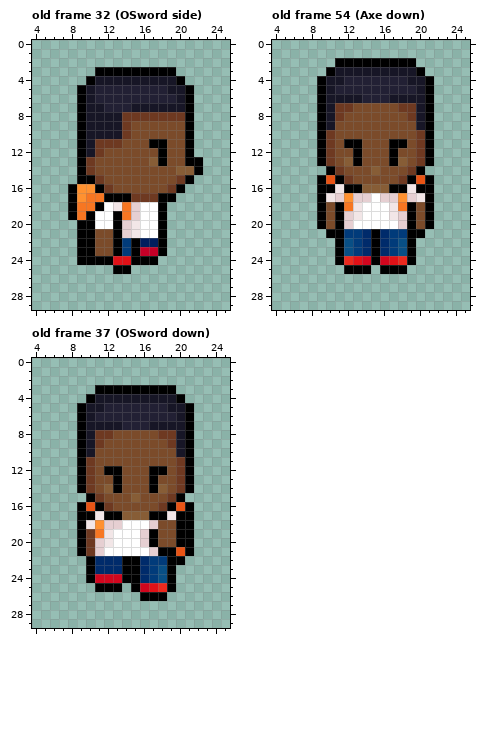
Pixel-art file: aseprite/Hero.aseprite. The first picture shows the starting point.
31x32 pixels, 73 frames. Shown: old frame 32 (OSword side): x 4..25, y 0..29; old frame 54 (Axe down): x 4..25, y 0..29; old frame 37 (OSword down): x 4..25, y 0..29. The commit also changed other frames, which this record leaves out.
New version:
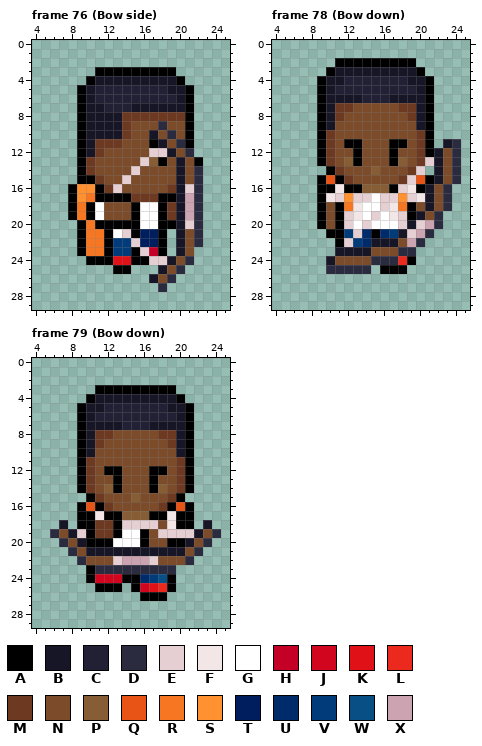
Palette (. is transparent): A #000000  B #171626  C #222034  D #2b2b40  E #e6cfd2  F #f2e6e7  G #ffffff  H #c40027  J #d1061e  K #e01117  L #eb291e  M #6e3921  N #7b4b2a  P #875d36  Q #e85415  R #f77622  S #ff9130  T #001e5e  U #002b6b  V #013b7a  W #084f85  X #cca3b1
A new or re-ordered frame is compared with the old frame closest to it.
Diff:
frames 73 -> 85
layer "Layer 1" added
--- frame 76 (Bow side) is new; against old frame 32 (OSword side), layers "Layer 1", "side"
@@ x 4..25 @@
  8 .....ABBBBMMMMMMMA....
- 9 .....ABBBBMNNNNNNA....
-10 .....ABBBBMNNNNNNA....
-11 .....ABMMMNNNAANNA....
-12 .....ABMNNNNNNANNA....
-13 .....AMNNNNNNPANNAA...
-14 .....AMNNNNNNNNNPPA...
-15 .....AAMNNNNNNNNMA....
-16 ....ASSAMNNNNNNMA.....
-17 ....ASRRAAAMMMAA......
-18 ....ARRAGFREGGA.......
-19 ....ARAGGAREGGA.......
-20 .....AAGGAEFGGA.......
-21 .....AANNAEFGGA.......
-22 .....AANNAVATTA.......
-23 .....AANNAVAHHA.......
-24 .....AAAAKKAAA........
-25 .........AA...........
-26 ......................
-27 ......................
+ 9 .....ABBBBMNNNDNNA....
+10 .....ABBBBMNNBNDNA....
+11 .....ABMMMNNNABNDA....
+12 .....ABMNNNNNEEBND....
+13 .....AMNNNNNEPANBNA...
+14 .....AMNNNNENNNNBND...
+15 .....AAMNNENNNNNBND...
+16 ....ASSAMENNNNNMBED...
+17 ....ASRAAAAMMMAABXD...
+18 ....ARAGNNNAGGAMBXD...
+19 ....ARAGNNNAGGAMBXD...
+20 .....ARAAAAAGGAABED...
+21 .....ARRAGEATTA.BND...
+22 .....ARRAVVETTA.BND...
+23 .....ARRAVVAEHA.BN....
+24 ......AAAKKAAEEBND....
+25 .........AA...BND.....
+26 .............BND......
+27 ..............D.......
 28 ......................
--- frame 78 (Bow down) is new; against old frame 54 (Axe down), layers "top", "Layer 1"
@@ x 4..25 @@
 10 .....AMNNNNNNNNNMA....
-11 .....AMNAANNNAANMA....
-12 .....AMNNANNNANNMA....
-13 .....AMNPANNNAPNMA....
-14 ......AMNNNPNNNMA.....
-15 .....AQAMNNNNNMAQA....
-16 .....AAFAAPPPAAFAA....
-17 .....AFESEEGEESEFA....
-18 .....ANARFGGGFRANA....
-19 .....ANAEFGGGFEANA....
-20 .....ANAEGGGGGEANA....
-21 ......AAVVUAUVVAA.....
-22 .......AWVUAUVWA......
-23 .......AWVUAUVWA......
-24 .......ALKJAJKLA......
-25 ........AAA.AAA.......
+11 .....AMNAANNNAANMA.BD.
+12 .....AMNNANNNANNMABND.
+13 .....AMNPANNNAPNMEBND.
+14 ......AMNNNPNNNME.BND.
+15 .....AQAMNNNNNMEQABND.
+16 .....AAFAAPPPAEFABND..
+17 .....AFESEEGEESEFBND..
+18 .....ANARFGGEFRANBND..
+19 .....ANAEFGEGFEABND...
+20 .....ANAEGEGGGEBEXD...
+21 ......AAVEUAUVBEXD....
+22 .......AEVUBBBNXD.....
+23 .......BBBBNNNDD......
+24 ......BNNNNDDDLA......
+25 ......DDDDD.AAA.......
 26 ......................
--- frame 79 (Bow down) is new; against old frame 37 (OSword down), layers "Layer 1", "Down"
@@ x 4..25 @@
 17 .....AAFAAPPPAAFAA....
-18 .....AFSEEGGGENNAA....
-19 .....AMRFGGGEANNAA....
-20 .....AMEFGGGEANNAA....
-21 .....AMEGGGGGEAAQA....
-22 ......AUUUAAUVVAA.....
-23 ......AUUUAAUVWA......
+18 ...B.AAMMAEEEENFAA.B..
+19 ..DNBEAMMAGGANEEEEBND.
+20 ...DNBAAAGGGANNAABND..
+21 ....DNBBBBBBBBBBBND...
+22 .....DNNNEXXXENNND....
+23 ......ADDDDDDDDD......
 24 ......AJJJAAUVWA......
Boxes around the changes in both pictures, in picture pixels (x1, y1, x2, y2):
changed: (77, 121, 203, 292)
changed: (326, 139, 461, 274)
changed: (50, 520, 221, 574)
